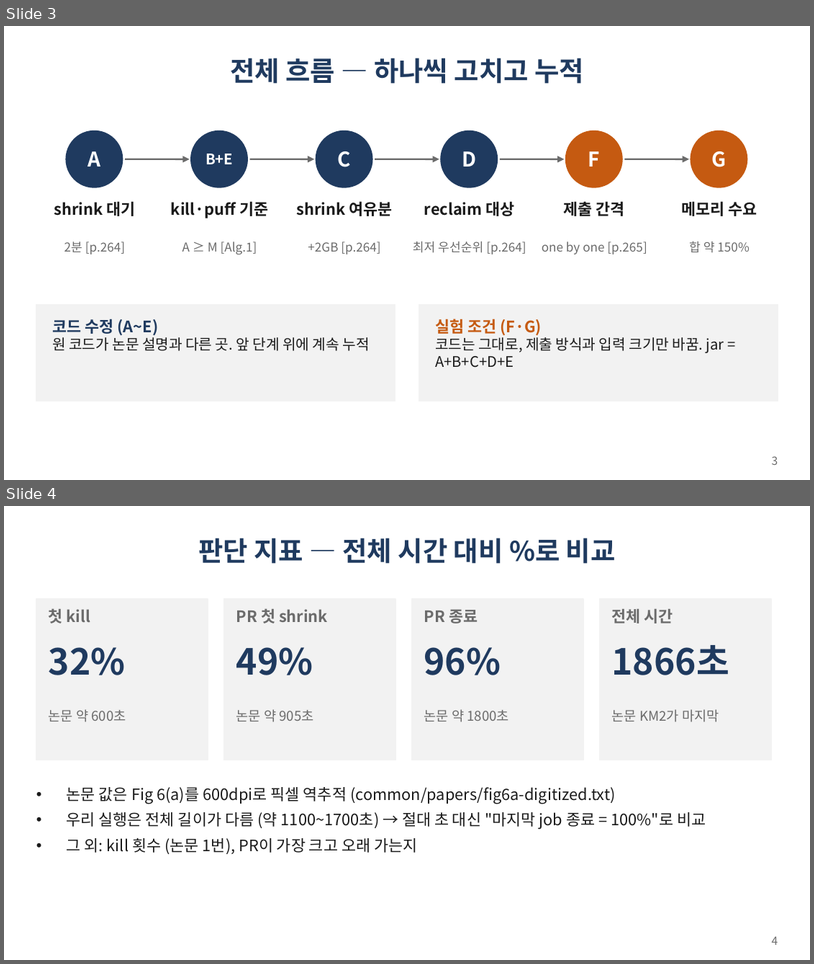
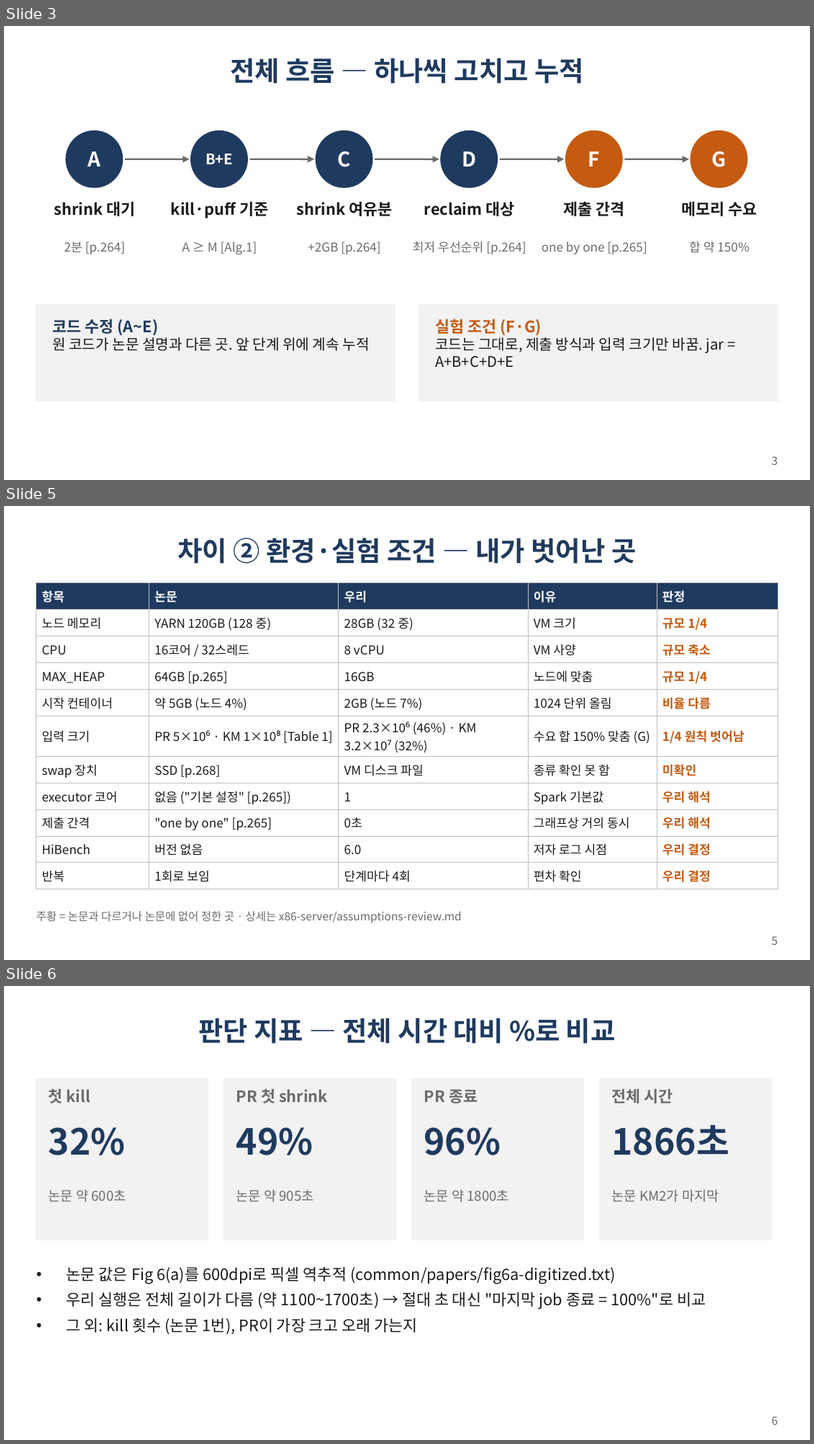
Before and after one commit to gihyeon23/pufferfish-memory-lab, a slide deck: common/lab-meetings/2026-11-20/fig6a-paper-aligned.pptx. Shown one above the other, each under a label of ours: slides 3 and 4 before the commit, slides 3, 5 and 6 after it; the slides between them are not shown. The pictures are 814x964 and 814x1444 pixels, drawn with LibreOffice and Linux fonts; fonts in the diff are those of the drawing. Boxes give left, top, right and bottom in pixels: in the first picture for what was removed or moved away, otherwise in the second. Text is boxed around its words. In the diff, an @@ line names an element or a change of style, - is before the commit and + after.

```diff
--- a/common/lab-meetings/2026-11-20/fig6a-paper-aligned.pptx
+++ b/common/lab-meetings/2026-11-20/fig6a-paper-aligned.pptx
@@ slide 5 added at [4,506,810,960], background #FFFFFF @@
@@ title added at [178,538,636,564], 24 pt, text #1F3A5F, bold @@
+차이 ② 환경·실험 조건 — 내가 벗어난 곳
@@ table added at [36,582,778,885], 11 rows, 5 columns @@
+항목 | 논문 | 우리 | 이유 | 판정
+노드 메모리 | YARN 120GB (128 중) | 28GB (32 중) | VM 크기 | 규모 1/4
+CPU | 16코어 / 32스레드 | 8 vCPU | VM 사양 | 규모 축소
+MAX_HEAP | 64GB [p.265] | 16GB | 노드에 맞춤 | 규모 1/4
+시작 컨테이너 | 약 5GB (노드 4%) | 2GB (노드 7%) | 1024 단위 올림 | 비율 다름
+입력 크기 | PR 5×10⁶ · KM 1×10⁸ [Table 1] | PR 2.3×10⁶ (46%) · KM 3.2×10⁷ (32%) | 수요 합 150% 맞춤 (G) | 1/4 원칙 벗어남
+swap 장치 | SSD [p.268] | VM 디스크 파일 | 종류 확인 못 함 | 미확인
+executor 코어 | 없음 ("기본 설정" [p.265]) | 1 | Spark 기본값 | 우리 해석
+제출 간격 | "one by one" [p.265] | 0초 | 그래프상 거의 동시 | 우리 해석
+HiBench | 버전 없음 | 6.0 | 저자 로그 시점 | 우리 결정
+반복 | 1회로 보임 | 단계마다 4회 | 편차 확인 | 우리 결정
@@ text added at [36,911,462,923], 10 pt, text #6B6B6B @@
+주황 = 논문과 다르거나 논문에 없어 정한 곳 · 상세는 x86-server/assumptions-review.md
@@ page number added at [772,936,779,944], 10 pt, text #6B6B6B @@
+5
@@ what was slide 4 is now slide 6 @@
@@ page number at [772,1416,779,1424]: text changed @@
-4
+6
```
Also in this commit, not shown: 1 slide changed, 1 other slide added, 2 other files.
